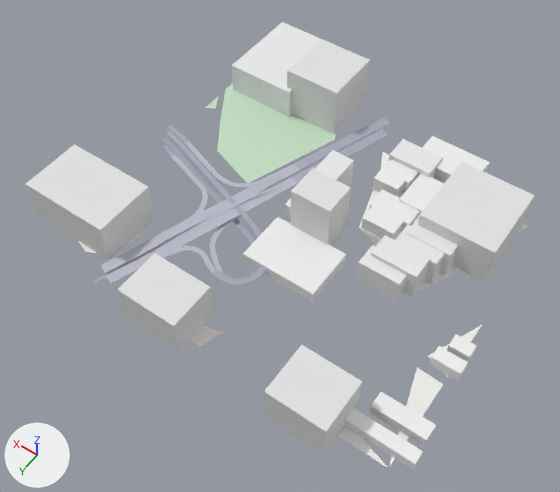
What one commit did to the glTF model white-model-six-districts/chunks/128_102_mid.glb.
One viewpoint serves both versions: a 50 mm camera at (3909.0, 320.0, 772.0) aimed at (4261.0, -173.0, -3.0). The lights are fixed; the arrows at lower left show +X, +Y and +Z. The older version comes first. Vertices at exactly the same position are counted once.
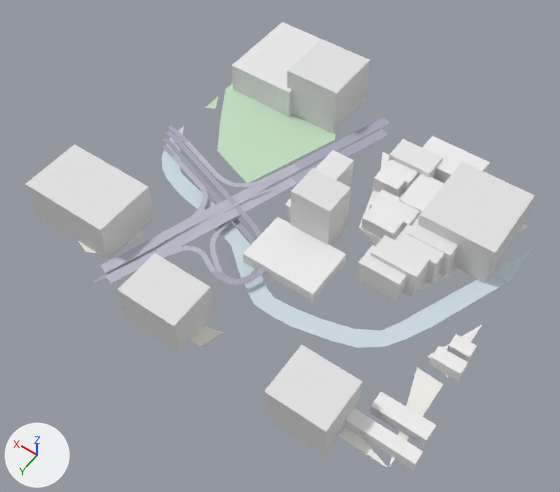
What the commit changed:
me_mesh_0 is used by ob_mesh_0; location (0.0, 0.0, 0.0).
me_mesh_0 had 589 vertices, 452 faces and spanned x 3978.0..4549.0, y -500.0..27.0, z -3.0..79.0.
me_mesh_0 now has 635 vertices, 494 faces and spans x 3978.0..4549.0, y -500.0..27.0, z -3.0..79.0.
me_mesh_0 part 1: a new loose piece of 41 vertices spanning x 4003.0..4500.0, y -285.0..-81.0, z -1.0, in mat_material_0.
Other edits to the shape of me_mesh_0 do not show in these pictures.

What differs and where, as boxes (x1, y1, x2, y2) in the pictures (560 x 492 px):
part 1 of me_mesh_0, added: after (162, 126, 505, 348)
